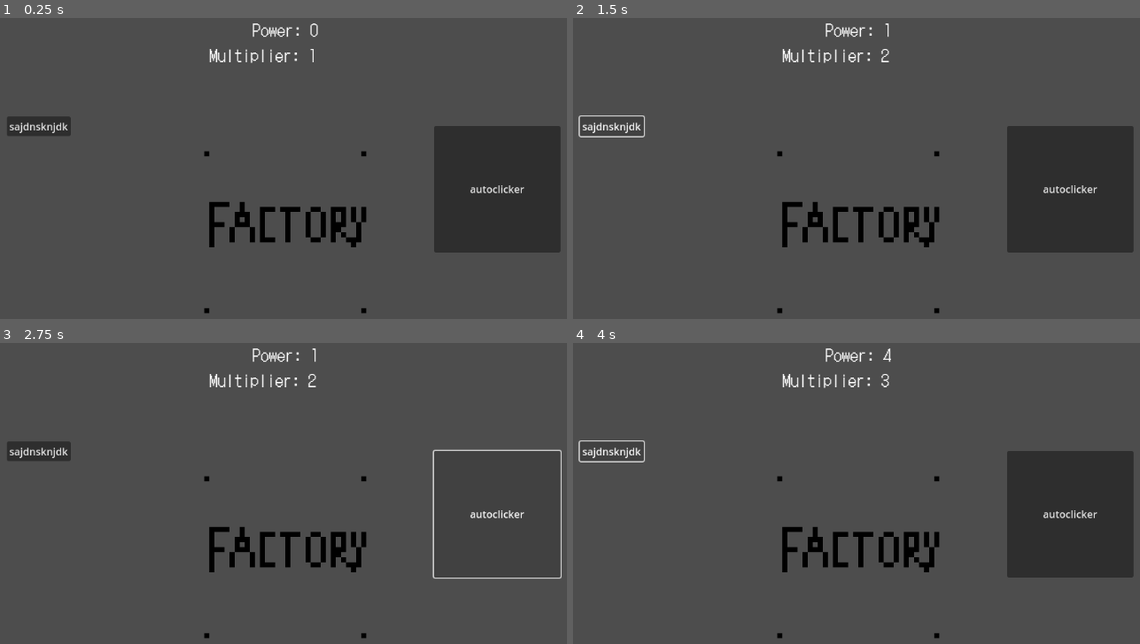
Above: before the commit, frames 1-4 (two rows, left to right).
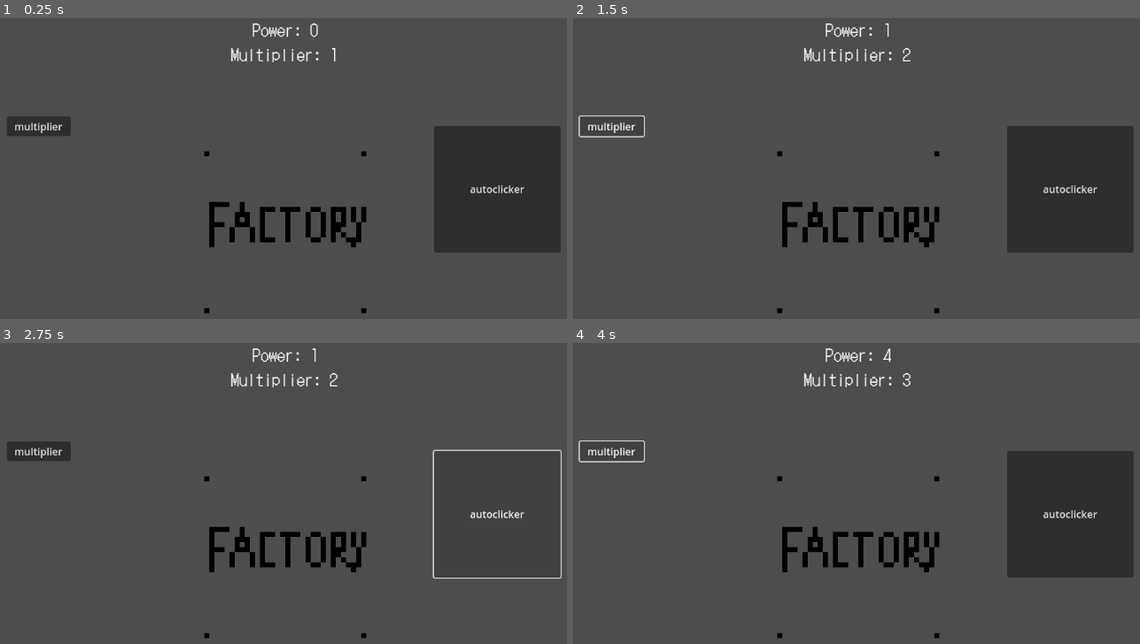
Above: after the commit, the same moments.

Repository: chu0029/SusGame
Game: Godot game, scene res://scenes/gametest.tscn
Same seed, same stepped clock (60 frames per second), same inputs: the game is played once before the commit and once after it.
Inputs (mouse positions are in pixels of both pictures, inside the frame that each line leads up to):
- Up to frame 1 (0.25 s): no input
- Up to frame 2 (1.5 s): click (856, 231) at 0.5 s; click "sajdnsknjdk" (after the commit: "multiplier") at 1.25 s
- Up to frame 3 (2.75 s): click "autoclicker" at 2 s
- Up to frame 4 (4 s): click (856, 556) at 2.75 s; click "sajdnsknjdk" (after the commit: "multiplier") at 3.5 s

The runs differ from the first frame. In frame 1, 0.6% of the frame differs, in the area x 1-60%, y 10-39%; in frame 2, 0.6%; in frame 3, 0.6%; in frame 4, 0.6%.

Commit message:
scuffed sound

Diff:
--- a/scenes/gametest.tscn
+++ b/scenes/gametest.tscn
@@ -1,10 +1,11 @@
-[gd_scene load_steps=4 format=3 uid="uid://ikdew4lo1lg8"]
+[gd_scene load_steps=5 format=3 uid="uid://ikdew4lo1lg8"]
 
 [ext_resource type="Script" uid="uid://bpn0pj6e5fff0" path="res://scripts/gametest.gd" id="1_34im5"]
 [ext_resource type="Texture2D" uid="uid://b7xvqpo14820x" path="res://factory.png" id="1_kpvv0"]
+[ext_resource type="AudioStream" uid="uid://chsjshog20y1y" path="res://e_se004.ogg" id="3_6ycye"]
 [ext_resource type="Theme" uid="uid://yfe8see4c3cw" path="res://gametest.tres" id="3_34im5"]
 
-[node name="Control" type="Control" node_paths=PackedStringArray("counter", "multipcounter", "timer")]
+[node name="Control" type="Control" node_paths=PackedStringArray("counter", "multipcounter", "timer", "soundfactory")]
 layout_mode = 3
 anchors_preset = 15
 anchor_right = 1.0
@@ -15,6 +16,7 @@
 counter = NodePath("counter")
 multipcounter = NodePath("multipcounter")
 timer = NodePath("Timer")
+soundfactory = NodePath("factory/AudioStreamPlayer")
 
 [node name="Timer" type="Timer" parent="."]
 
@@ -35,6 +37,9 @@
 texture_normal = ExtResource("1_kpvv0")
 stretch_mode = 0
 
+[node name="AudioStreamPlayer" type="AudioStreamPlayer" parent="factory"]
+stream = ExtResource("3_6ycye")
+
 [node name="counter" type="RichTextLabel" parent="."]
 layout_mode = 1
 anchors_preset = 10
@@ -52,20 +57,21 @@
 offset_top = 167.0
 offset_right = 221.0
 offset_bottom = 198.0
-text = "sajdnsknjdk"
+text = "multiplier
+"
 
 [node name="multipcounter" type="Label" parent="."]
 layout_mode = 1
 anchors_preset = 5
 anchor_left = 0.5
 anchor_right = 0.5
-offset_left = -120.0
-offset_top = 49.0
-offset_right = 127.0
-offset_bottom = 88.0
+offset_left = -86.0
+offset_top = 48.0
+offset_right = 161.0
+offset_bottom = 87.0
 grow_horizontal = 2
 theme = ExtResource("3_34im5")
-text = "multiplier: <value>"
+text = "Multiplier: 0"
 
 [node name="autoclicker" type="Button" parent="."]
 custom_minimum_size = Vector2(200, 200)
--- a/scripts/gametest.gd
+++ b/scripts/gametest.gd
@@ -3,6 +3,7 @@
 @export var counter: RichTextLabel
 @export var multipcounter: Label
 @export var timer: Timer
+@export var soundfactory: AudioStreamPlayer
 
 var power: int = 0
 var multiplier : int = 1
@@ -27,6 +28,7 @@
 
 func _on_factory_pressed() -> void:
 	CreatePower()
+	soundfactory.play()
 
 func _on_multiplier_pressed() -> void:
 	multiplier += 1
